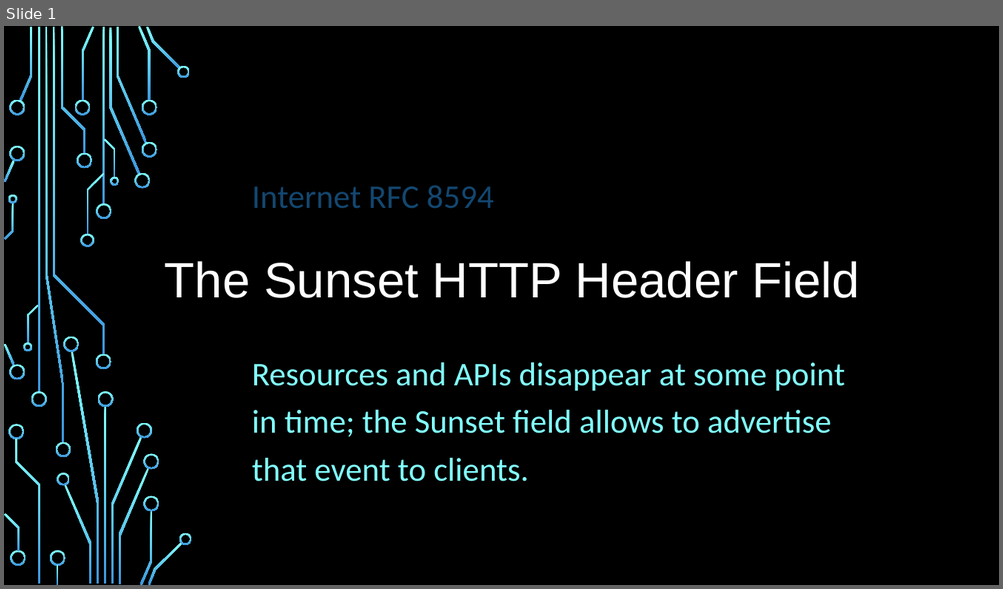
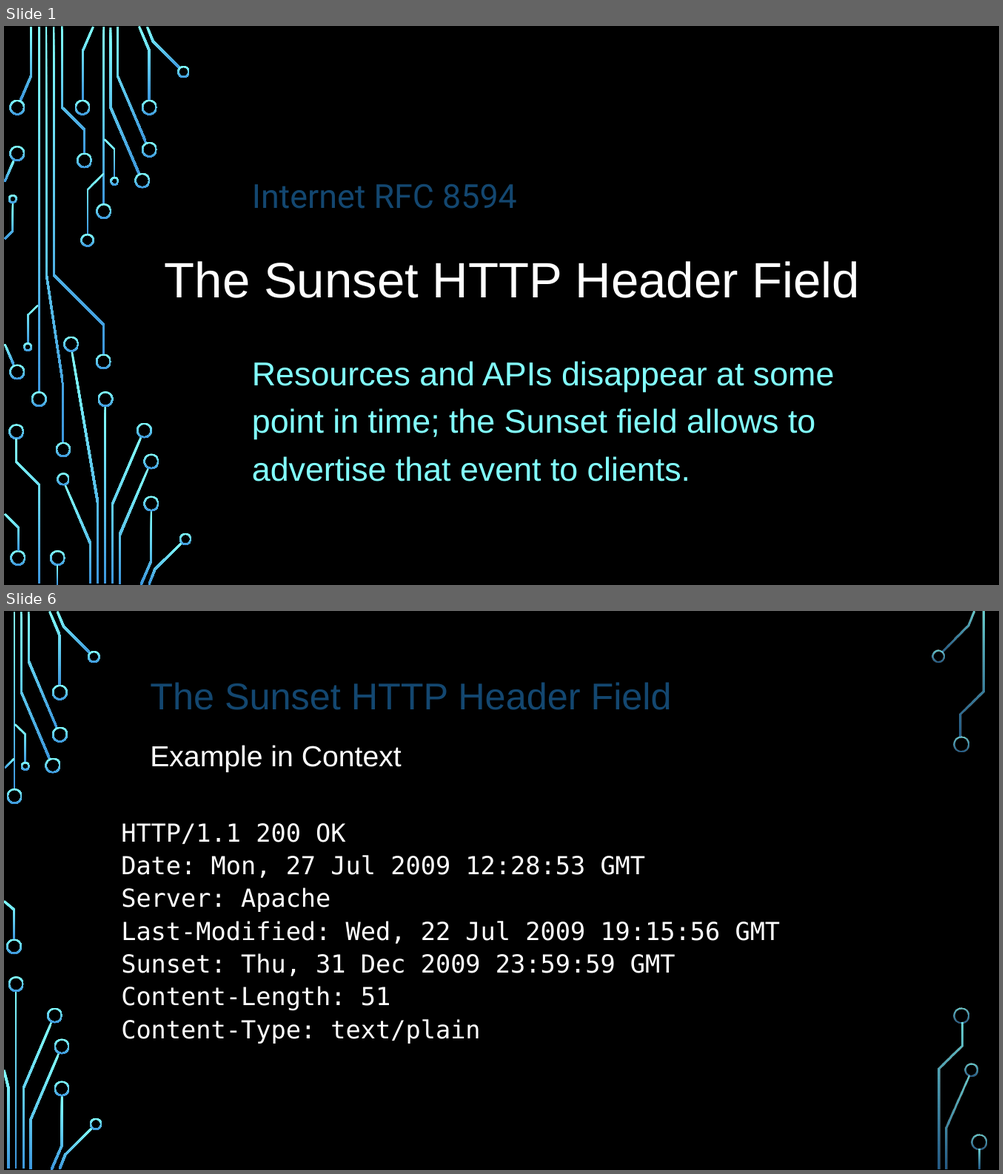
Before and after one commit to dret/HTTP-APIs, a slide deck: assets/slides/rfc8594.pptx. Shown one above the other, each under a label of ours: slide 1 before the commit, slides 1 and 6 after it; the slides between them are not shown. The pictures are 1003x589 and 1003x1174 pixels, drawn with LibreOffice and Linux fonts; fonts in the diff are those of the drawing; background and template pictures are left out. Boxes give left, top, right and bottom in pixels: in the first picture for what was removed or moved away, otherwise in the second. Text is boxed around its words. In the diff, an @@ line names an element or a change of style, - is before the commit and + after.

```diff
--- a/assets/slides/rfc8594.pptx
+++ b/assets/slides/rfc8594.pptx
@@ slide 6 added at <box>4,611,999,1170</box>, background picture (left out) @@
@@ text added at <box>150,682,671,710</box>, 36 pt, text #134770 @@
+The Sunset HTTP Header Field
@@ text added at <box>150,745,401,772</box>, 28 pt, text #FFFFFF @@
+Example in Context
@@ text added at <box>121,823,780,1044</box>, 24 pt, text #FFFFFF @@
+HTTP/1.1 200 OK
+Date: Mon, 27 Jul 2009 12:28:53 GMT
+Server: Apache
+Last-Modified: Wed, 22 Jul 2009 19:15:56 GMT
+Sunset: Thu, 31 Dec 2009 23:59:59 GMT
+Content-Length: 51
+Content-Type: text/plain
@@ group added at <box>4,611,987,1170</box>: 33 freeform shapes, 3 rectangles @@
@@ slide 1 changed as well @@
@@ text "Internet RFC 8594" at <box>252,184,517,209</box>: font Calibri to Roboto @@
@@ subtitle "Resources and APIs disappear at ..." at <box>252,361,834,482</box>: font Calibri to Arial @@
```
Also in this commit, not shown: 4 other slides added.
